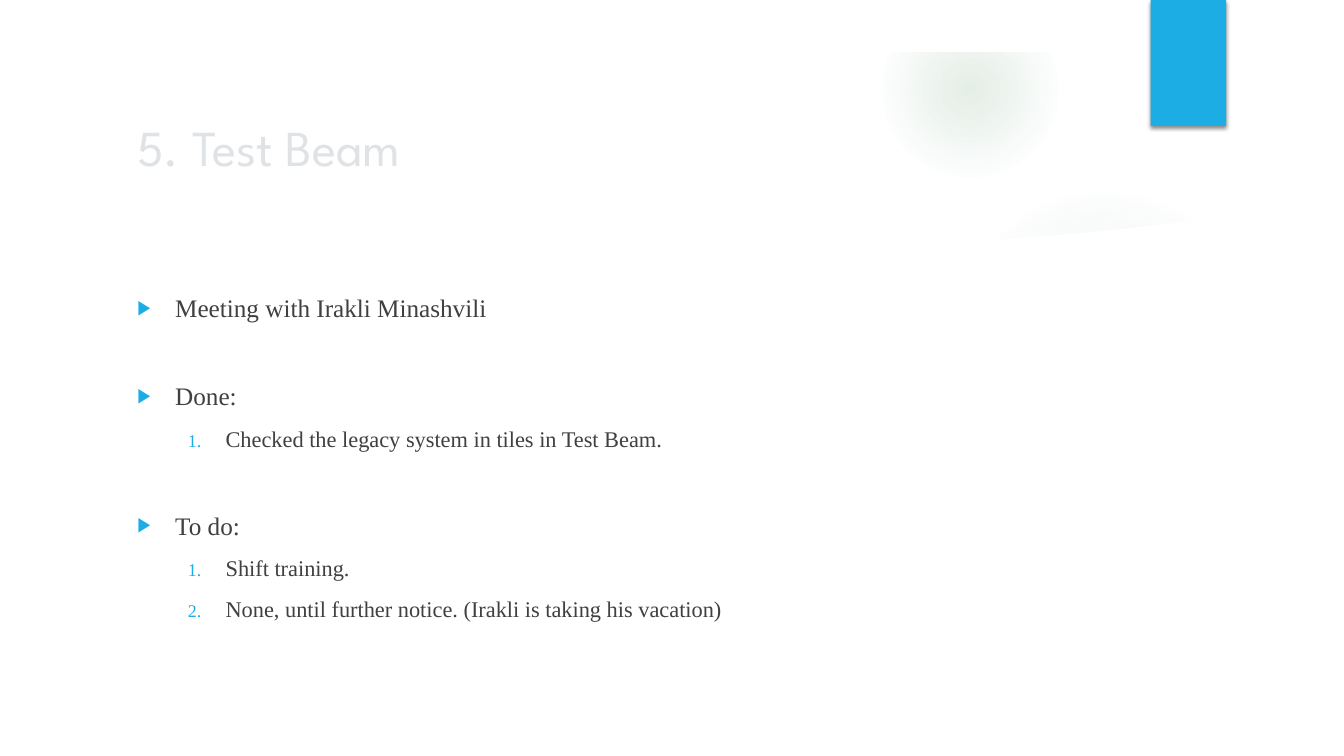
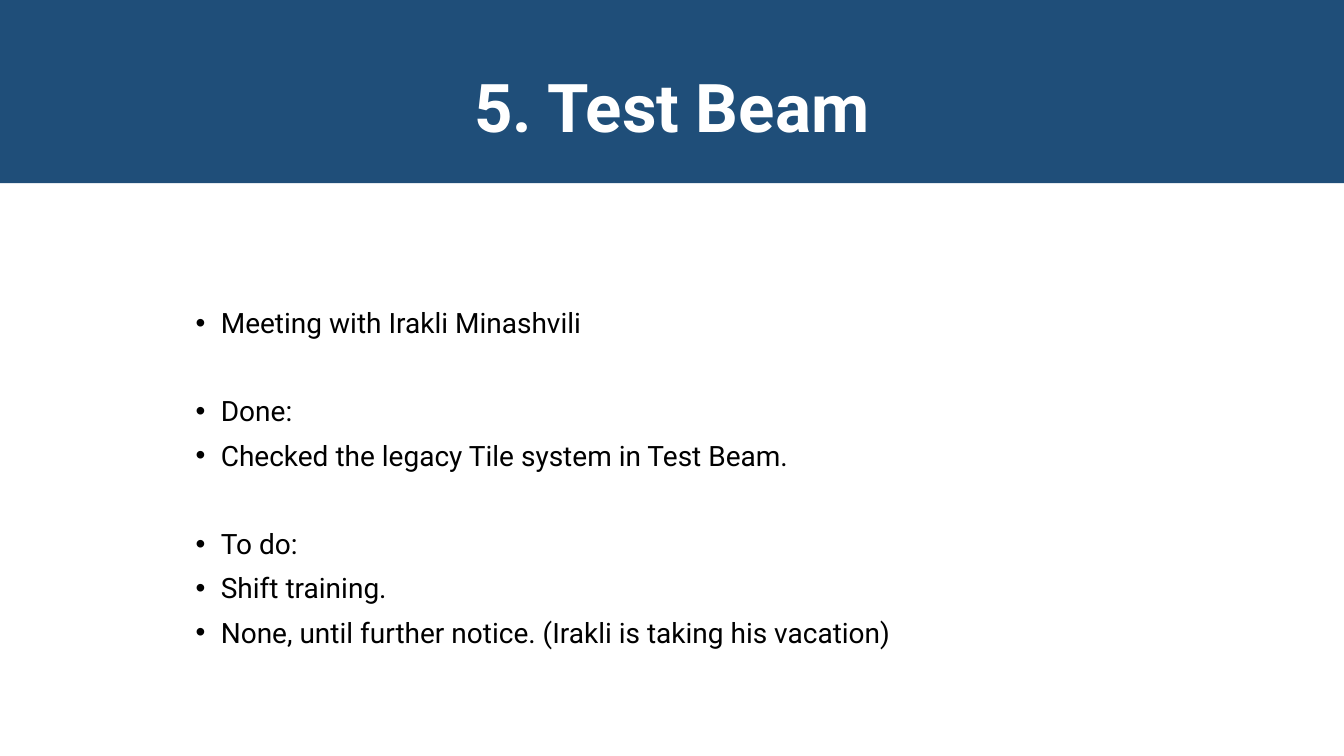
Before and after one commit to JackyMYL/Tile-CIS-group, a slide deck: slide 8 of Chicago Reports/08-15-2022_Jacky&Peter.pptx. Drawn at 1344x756 pixels with LibreOffice and Linux fonts; fonts in the diff are those of the drawing; background and template pictures are left out. Boxes give left, top, right and bottom in pixels: in the first picture for what was removed or moved away, otherwise in the second. Text is boxed around its words. In the diff, an @@ line names an element or a change of style, - is before the commit and + after.

Commit message:
Changed slide formatting

```diff
--- a/Chicago Reports/08-15-2022_Jacky&Peter.pptx
+++ b/Chicago Reports/08-15-2022_Jacky&Peter.pptx
@@ rectangle "5. Test Beam" resized from (x1=562, y1=432, x2=662, y2=447) to (x1=0, y1=0, x2=1344, y2=184) @@
@@ rectangle "5. Test Beam" at (x1=0, y1=0, x2=1344, y2=184): size 36 to 48 pt, font League Spartan to Roboto, text colour #DFE3E5 to #FFFFFF, bold on; alignment left to centre; vertical alignment middle to top; fill none to #1F4E79 @@
@@ group removed at (x1=0, y1=0, x2=1344, y2=756): 4 ellipses, 3 freeform shapes @@
@@ rectangle removed at (x1=1150, y1=0, x2=1226, y2=126) @@
@@ text "Meeting with Irakli Minashvili" moved from (x1=175, y1=299, x2=721, y2=622) to (x1=221, y1=312, x2=890, y2=649) @@
@@ text at (x1=221, y1=312, x2=890, y2=649): size 18 to 20 pt in "Meeting with Irakli Minashvili", "Done:", "To do:"; font Times New Roman to Roboto, text colour #404040 to #000000 in "Meeting with Irakli Minashvili", "Done:", "To do:", "Shift training." and 1 more places; size 16 to 20 pt in "Shift training.", "None, until further notice. (Irakli is taking ..."; bullet ▶ to •; line spacing 1 to 0.9; bullet 1. to •; list level 2 to 1 in "Shift training."; list level 2 to 1 in "None, until further notice. (Irakli ..." @@
@@ text at (x1=221, y1=445, x2=788, y2=472): text changed; size 16 to 20 pt; font Times New Roman to Roboto; text colour #404040 to #000000 @@
-  1. Checked the legacy system in tiles in Test Beam.
+• Checked the legacy Tile system in Test Beam.
```
Also in this commit, not shown: 8 other slides changed, 4 slides added, 3 slides removed.
